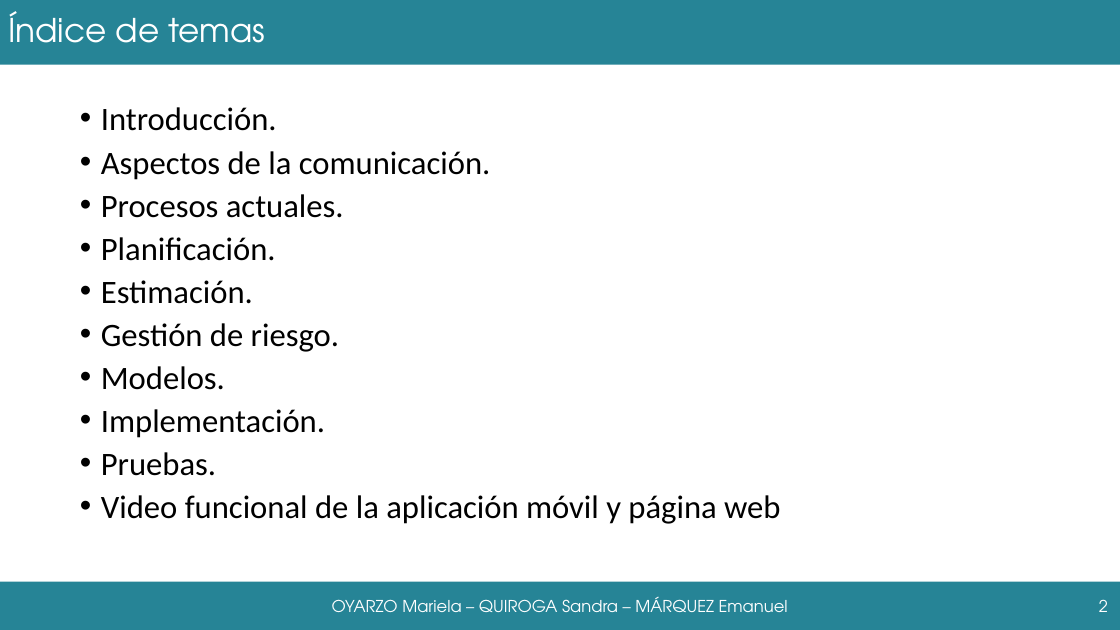
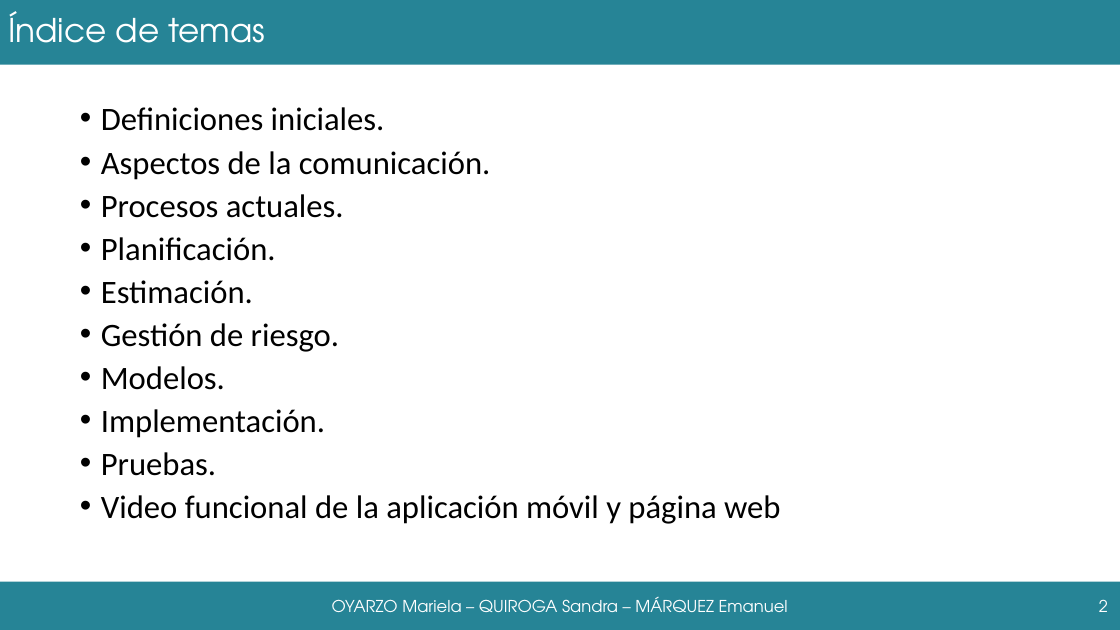
Before and after one commit to grupoyenu/yenu, a slide deck: slide 2 of 08. Presentaciones/Presentación 11.pptx. Drawn at 1120x630 pixels with LibreOffice and Linux fonts; fonts in the diff are those of the drawing; background and template pictures are left out. Boxes give left, top, right and bottom in pixels: in the first picture for what was removed or moved away, otherwise in the second. Text is boxed around its words. In the diff, an @@ line names an element or a change of style, - is before the commit and + after.

```diff
--- a/08. Presentaciones/Presentación 11.pptx
+++ b/08. Presentaciones/Presentación 11.pptx
@@ text at [101,107,385,131]: text changed @@
-• Introducción.
+• Definiciones iniciales.
```
Also in this commit, not shown: 1 other slide changed.
